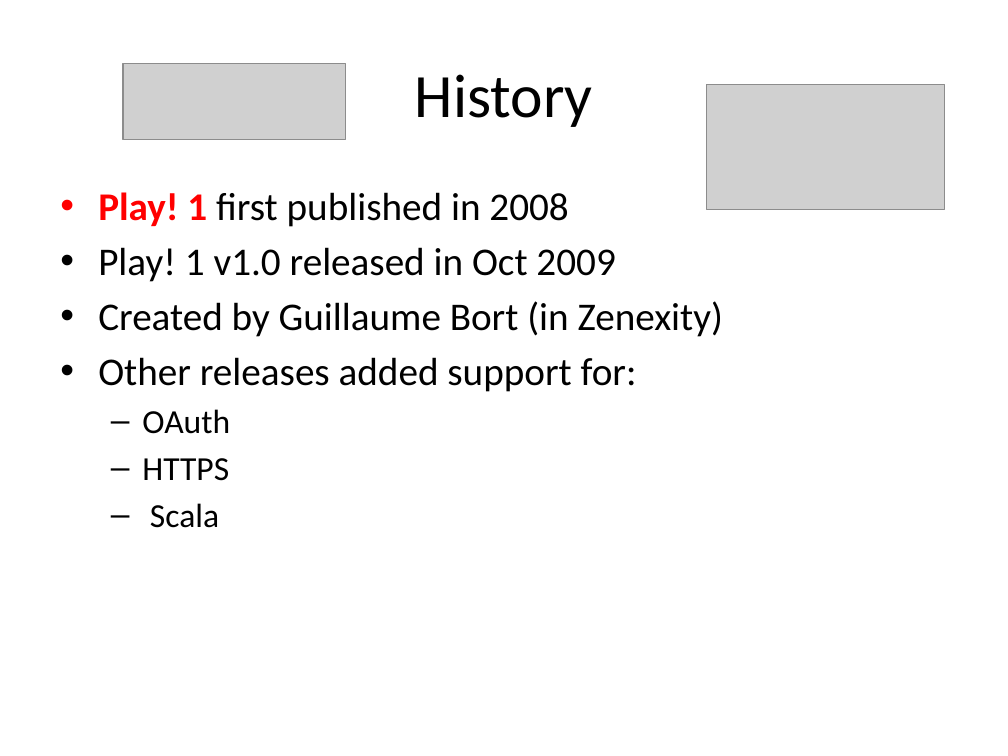
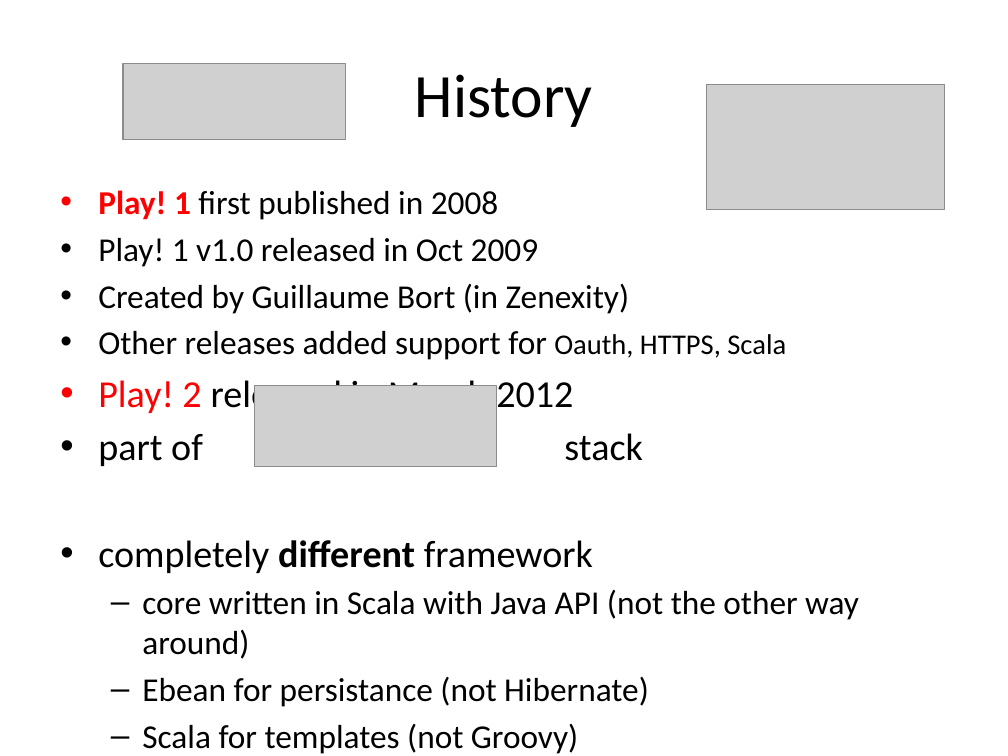
Before and after one commit to martadoberschuetz/dev_training, a slide deck: slide 2 of Play take 2.pptx. Drawn at 1008x756 pixels with LibreOffice and Linux fonts; fonts in the diff are those of the drawing; grey boxes stand for pictures. Boxes give left, top, right and bottom in pixels: in the first picture for what was removed or moved away, otherwise in the second. Text is boxed around its words. In the diff, an @@ line names an element or a change of style, - is before the commit and + after.

```diff
--- a/Play take 2.pptx
+++ b/Play take 2.pptx
@@ text at <box>98,190,630,314</box>: size 28 to 23.8 pt in "Play! 1 first published in 2008", "Play! 1 v1.0 released in Oct 2009", "Created by Guillaume Bort (in Zenexity)" @@
@@ text at <box>98,331,859,754</box>: text changed; size 28 to 23.8 pt @@
-• Other releases added support for:
-  – OAuth
-  – HTTPS
-  – Scala
+• Other releases added support for Oauth, HTTPS, Scala
+• Play! 2 released in March 2012
+• part of stack
+• completely different framework
+  – core written in Scala with Java API (not the other way around)
+  – Ebean for persistance (not Hibernate)
+  – Scala for templates (not Groovy)
@@ picture added at <box>254,386,497,467</box> @@
```
Also in this commit, not shown: 3 other slides changed, 2 slides added, 2 slides removed, 9 other files.
